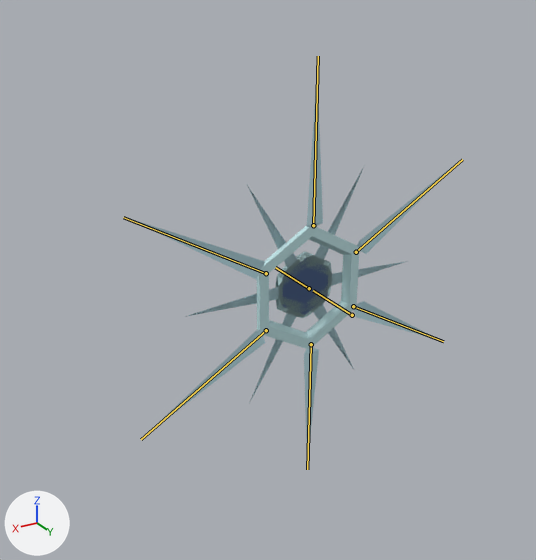
The Blender file Enemies/SnowflakeEntity.blend as it was, and as the next commit left it.
Rendered twice from a 50 mm lens placed at (5.99, 8.63, 4.68), pointed at (0.51, -0.51, 0.11). The lights are fixed; the arrows at lower left show +X, +Y and +Z. The older version comes first. The bones that bend it are drawn over the model as lines.

In view in the first picture: 'BackLeft', 'BackRight', 'CentralEye2', 'FacePlate', 'FrontLeft', 'FrontRight', 'MiddleLeft', 'MiddleRight' and 3 more.
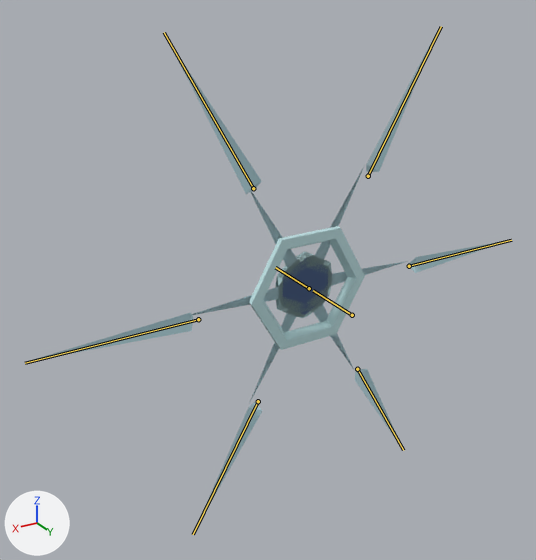
The newer file adds an action. The first version stands in its rest pose; the second is drawn at frame 60 of the action 'JumpShot'.

Changed parts and their boxes (x1, y1, x2, y2) in the pictures (536 x 560 px):
'FacePlate', posed (14% wider): before (257, 225, 359, 349); after (249, 226, 365, 350)
'MiddleLeft', posed (18% wider, 20% shorter): before (125, 217, 265, 280); after (27, 312, 193, 362)
'FrontLeft', posed (453% wider): before (307, 68, 323, 228); after (169, 42, 262, 194)
'BackLeft', posed (43% narrower, 22% taller): before (145, 330, 265, 436); after (194, 402, 262, 532)
'FrontRight', posed (29% narrower, 51% taller): before (357, 161, 459, 254); after (366, 31, 438, 172)
'BackRight', posed (206% wider, 32% shorter): before (304, 347, 319, 465); after (355, 369, 403, 449)
'MiddleRight', posed (16% wider, 17% shorter): before (354, 301, 441, 341); after (408, 240, 509, 273)
bone 'Bone.003', root to tip: before (266, 273) to (123, 217); after (198, 319) to (25, 363)
bone 'Bone.004', root to tip: before (313, 225) to (318, 56); after (253, 188) to (164, 32)
bone 'Bone.005', root to tip: before (311, 344) to (307, 469); after (357, 369) to (403, 450)
bone 'Bone.006', root to tip: before (266, 330) to (141, 439); after (258, 401) to (193, 534)
bone 'Bone.007', root to tip: before (353, 306) to (443, 341); after (409, 266) to (511, 240)
bone 'Bone.008', root to tip: before (356, 252) to (462, 159); after (368, 176) to (441, 26)

What the commit changed:
Bone 'Bone.001' (bone_bone_001) turns from (0, 0, 0) to (0, -30, 0) degrees about its own x, y and z.
Bone 'Bone.003' (bone_bone_003) moves from (0.0, 0.0, 0.0) to (0.0, 1.0, 0.0).
Bone 'Bone.004' (bone_bone_004) moves from (0.0, 0.0, 0.0) to (0.0, 1.0, 0.0).
Bone 'Bone.005' (bone_bone_005) moves from (0.0, 0.0, 0.0) to (0.0, 1.0, 0.0).
Bone 'Bone.006' (bone_bone_006) moves from (0.0, 0.0, 0.0) to (0.0, 1.0, 0.0).
Bone 'Bone.007' (bone_bone_007) moves from (0.0, 0.0, 0.0) to (0.0, 1.0, 0.0).
Bone 'Bone.008' (bone_bone_008) moves from (0.0, 0.0, 0.0) to (0.0, 1.0, 0.0).
